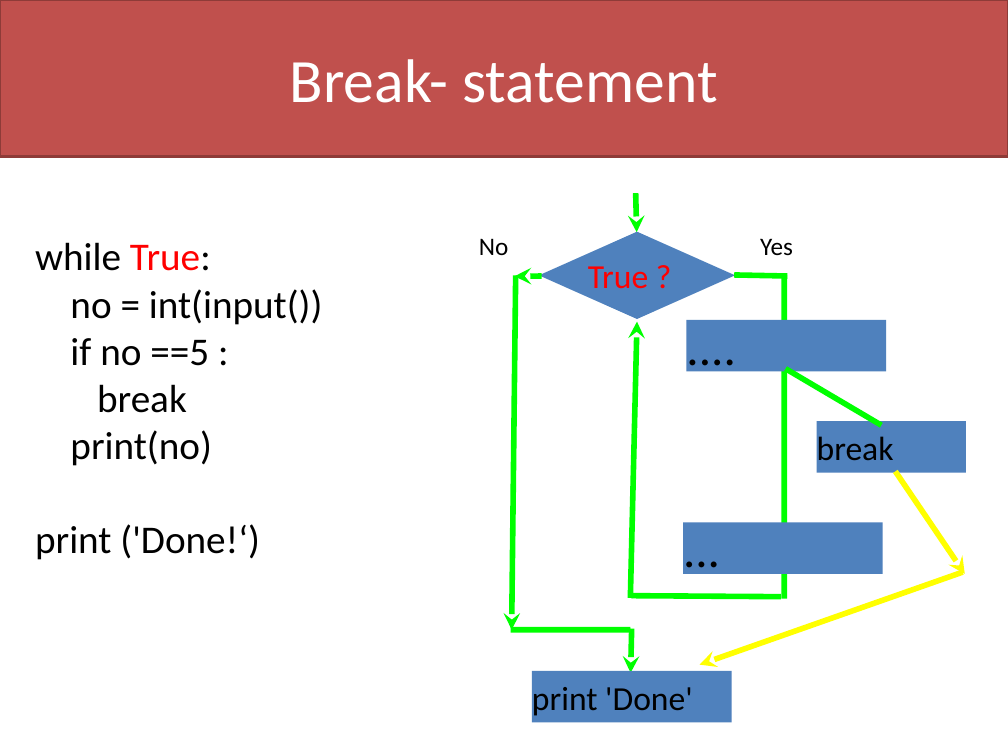
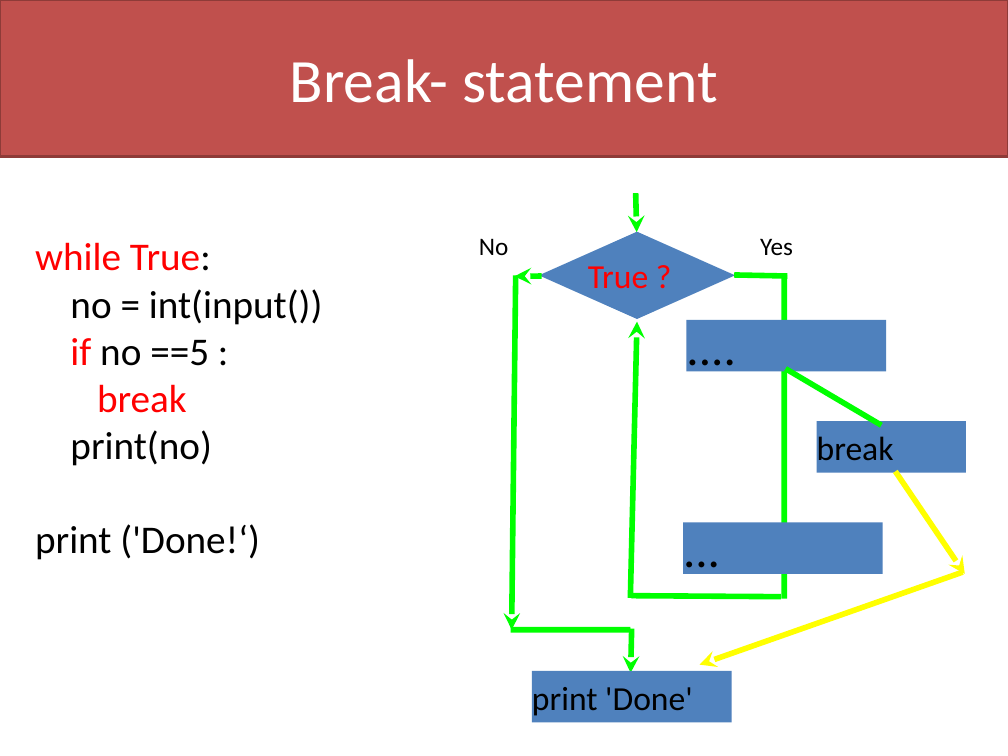
Before and after one commit to davcpscn/XI, a slide deck: slide 12 of Presentations/Looping.pptx. Drawn at 1008x756 pixels with LibreOffice and Linux fonts; fonts in the diff are those of the drawing. Boxes give left, top, right and bottom in pixels: in the first picture for what was removed or moved away, otherwise in the second. Text is boxed around its words. In the diff, an @@ line names an element or a change of style, - is before the commit and + after.

```diff
--- a/Presentations/Looping.pptx
+++ b/Presentations/Looping.pptx
@@ text at box(35, 242, 211, 413): text colour #000000 to #FF0000 in "while", "if", "break" @@
```
Also in this commit, not shown: 6 other slides changed, 3 other files.
